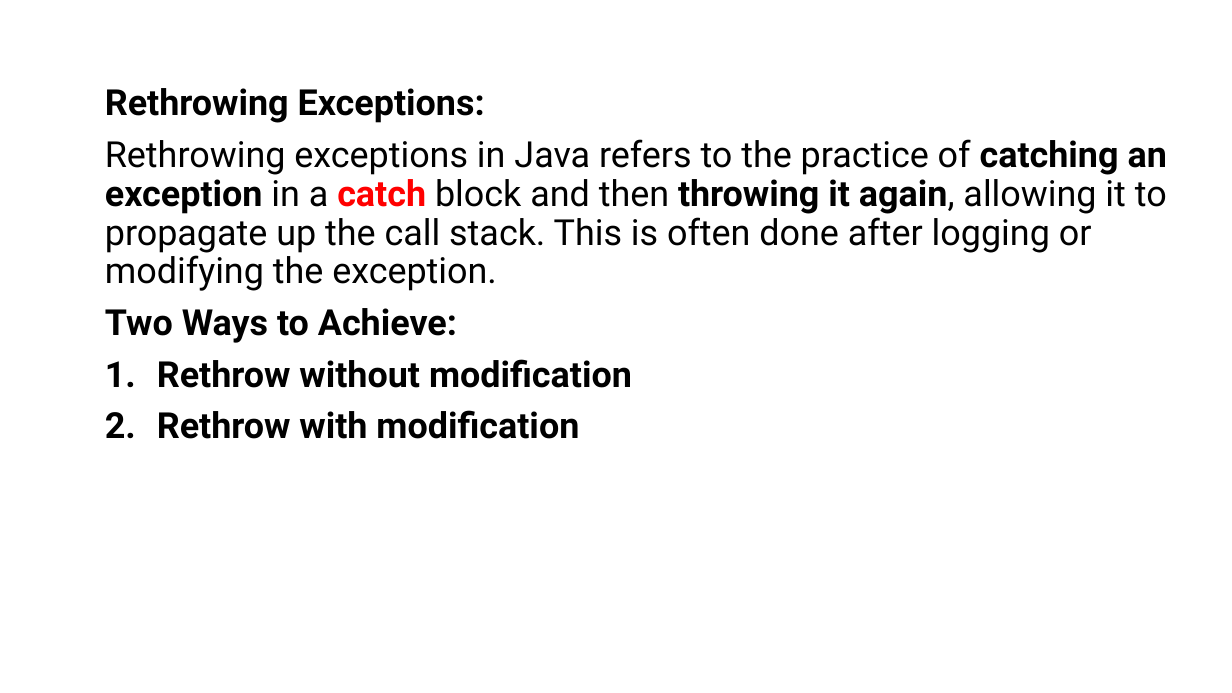
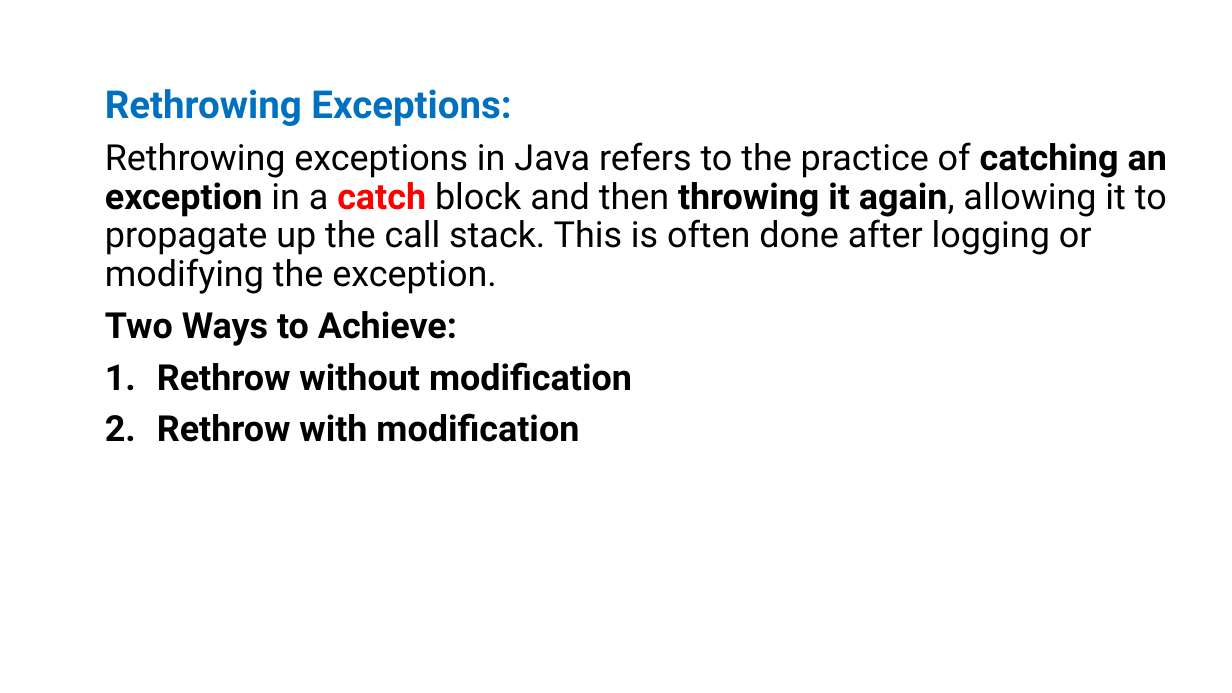
Before and after one commit to PRAMOD-VISHNU-NAIK/MCA-2nd-Sem-Shridevi-College, a slide deck: slide 23 of Theory Class-Notes/Complete Syllabus and Notes/Module-4 Exception Handling.pptx. Drawn at 1232x693 pixels with LibreOffice and Linux fonts; fonts in the diff are those of the drawing. Boxes give left, top, right and bottom in pixels: in the first picture for what was removed or moved away, otherwise in the second. Text is boxed around its words. In the diff, an @@ line names an element or a change of style, - is before the commit and + after.

```diff
--- a/Theory Class-Notes/Complete Syllabus and Notes/Module-4 Exception Handling.pptx
+++ b/Theory Class-Notes/Complete Syllabus and Notes/Module-4 Exception Handling.pptx
@@ text at box(105, 89, 511, 126): size 28 to 30 pt, text colour #000000 to #0070C0 in "Rethrowing Exceptions:" @@
```
Also in this commit, not shown: 7 other slides changed, 6 other files.
